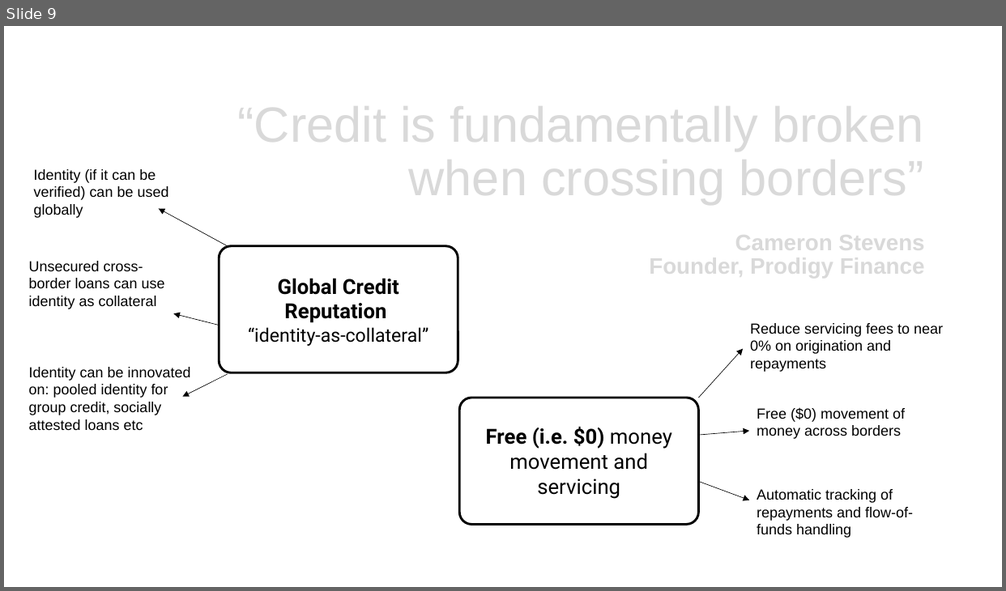
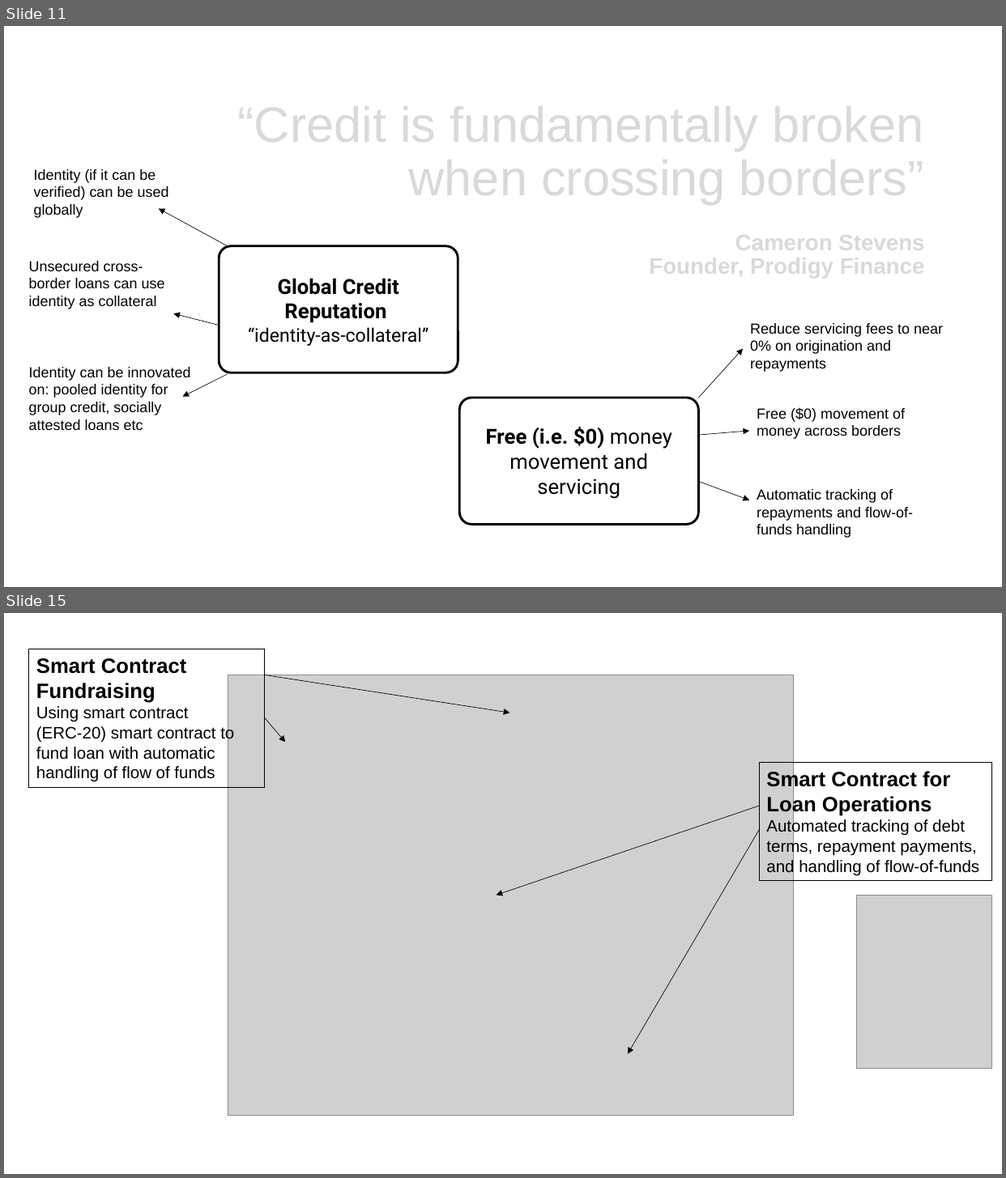
Before and after one commit to enabledao/enable, a slide deck: presentation/presentation.pptx. Shown one above the other, each under a label of ours: slide 9 before the commit, slides 11 and 15 after it; the slides between them are not shown. The pictures are 1006x591 and 1006x1178 pixels, drawn with LibreOffice and Linux fonts; fonts in the diff are those of the drawing; grey boxes stand for pictures. Boxes give left, top, right and bottom in pixels: in the first picture for what was removed or moved away, otherwise in the second. Text is boxed around its words. In the diff, an @@ line names an element or a change of style, - is before the commit and + after.

```diff
--- a/presentation/presentation.pptx
+++ b/presentation/presentation.pptx
@@ slide 15 added at box(4, 613, 1002, 1174), background #FFFFFF @@
@@ rectangle added at box(28, 649, 265, 787), outline #000000 0.75 pt, 16 pt, text #000000 @@
+Smart Contract Fundraising
+Using smart contract (ERC-20) smart contract to fund loan with automatic handling of flow of funds
@@ picture added at box(228, 675, 793, 1115) @@
@@ arrow added from (265, 675) to (510, 713), #000000 0.5 pt @@
@@ arrow added from (265, 717) to (286, 742), #000000 0.5 pt @@
@@ rectangle added at box(760, 762, 992, 880), outline #000000 0.75 pt, 16 pt, text #000000 @@
+Smart Contract for Loan Operations
+Automated tracking of debt terms, repayment payments, and handling of flow-of-funds
@@ arrow added from (760, 806) to (496, 895), #000000 0.5 pt @@
@@ arrow added from (760, 829) to (628, 1054), #000000 0.5 pt @@
@@ picture added at box(857, 895, 992, 1069) @@
@@ what was slide 9 is now slide 11 @@
```
Also in this commit, not shown: 1 slide changed, 6 other slides added.
